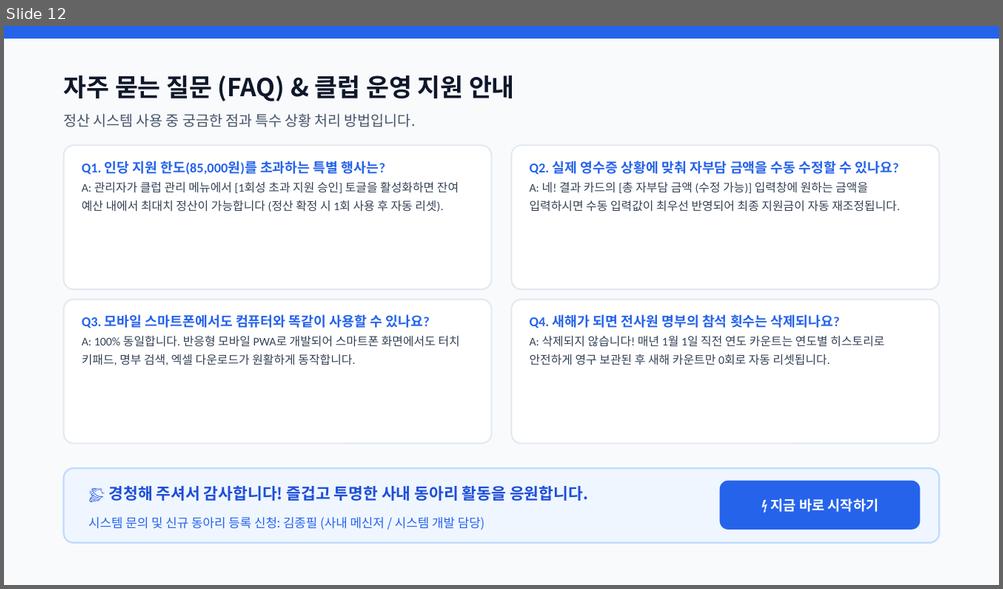
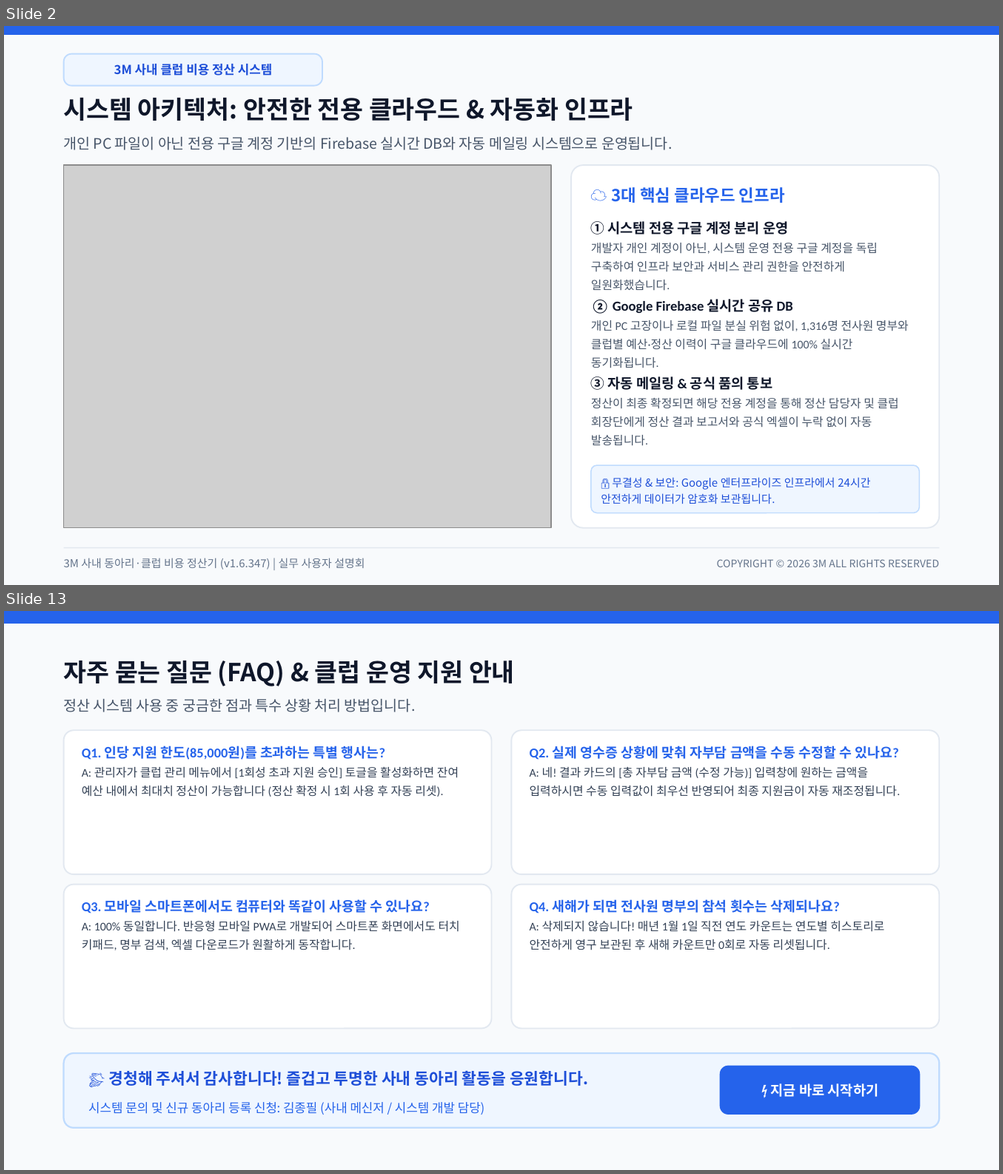
Before and after one commit to gochujangs33-dot/Club-expense, a slide deck: 3M_사내_클럽_비용_정산_시스템_사용_설명회.pptx. Shown one above the other, each under a label of ours: slide 12 before the commit, slides 2 and 13 after it; the slides between them are not shown. The pictures are 1003x589 and 1003x1174 pixels, drawn with LibreOffice and Linux fonts; fonts in the diff are those of the drawing; grey boxes stand for pictures. Boxes give left, top, right and bottom in pixels: in the first picture for what was removed or moved away, otherwise in the second. Text is boxed around its words. In the diff, an @@ line names an element or a change of style, - is before the commit and + after.

Commit message:
feat(v1.6.347): 나노바나나 클라우드 아키텍처 슬라이드 추가 및 알뜰 예산 운용 클럽 기준(100% 소진) 개편

```diff
--- a/3M_사내_클럽_비용_정산_시스템_사용_설명회.pptx
+++ b/3M_사내_클럽_비용_정산_시스템_사용_설명회.pptx
@@ slide 2 added at [4, 26, 999, 585], background #FFFFFF @@
@@ rectangle added at [4, 26, 999, 585], fill #F8FAFC, outline #F8FAFC 1 pt @@
@@ rectangle added at [4, 26, 999, 34], fill #2563EB, outline #2563EB 1 pt @@
@@ rounded rectangle added at [64, 54, 322, 86], fill #EFF6FF, outline #BFDBFE 1 pt @@
@@ text added at [114, 64, 272, 76], 9 pt, text #1D4ED8, bold @@
+3M 사내 클럽 비용 정산 시스템
@@ text added at [64, 97, 633, 121], 18 pt, text #0F172A, bold @@
+시스템 아키텍처: 안전한 전용 클라우드 & 자동화 인프라
@@ text added at [64, 137, 671, 150], 10.5 pt, text #475569 @@
+개인 PC 파일이 아닌 전용 구글 계정 기반의 Firebase 실시간 DB와 자동 메일링 시스템으로 운영됩니다.
@@ picture added at [64, 165, 551, 528] @@
@@ rounded rectangle added at [571, 165, 939, 528], fill #FFFFFF, outline #E2E8F0 1 pt @@
@@ text added at [611, 187, 785, 203], 12 pt, text #2563EB, bold @@
+☁️ 3대 핵심 클라우드 인프라
@@ text added at [591, 221, 877, 291], 8.5 pt, text #475569 @@
+① 시스템 전용 구글 계정 분리 운영
+개발자 개인 계정이 아닌, 시스템 운영 전용 구글 계정을 독립 구축하여 인프라 보안과 서비스 관리 권한을 안전하게 일원화했습니다.
@@ text added at [591, 299, 908, 369], 8.5 pt, text #475569 @@
+② Google Firebase 실시간 공유 DB
+개인 PC 고장이나 로컬 파일 분실 위험 없이, 1,316명 전사원 명부와 클럽별 예산·정산 이력이 구글 클라우드에 100% 실시간 동기화됩니다.
@@ text added at [591, 377, 899, 446], 8.5 pt, text #475569 @@
+③ 자동 메일링 & 공식 품의 통보
+정산이 최종 확정되면 해당 전용 계정을 통해 정산 담당자 및 클럽 회장단에게 정산 결과 보고서와 공식 엑셀이 누락 없이 자동 발송됩니다.
@@ rounded rectangle added at [591, 466, 919, 514], fill #EFF6FF, outline #BFDBFE 0.8 pt @@
@@ text added at [600, 477, 870, 504], 8 pt, text #1D4ED8 @@
+🔒 무결성 & 보안: Google 엔터프라이즈 인프라에서 24시간 안전하게 데이터가 암호화 보관됩니다.
@@ line added from (64, 548) to (939, 548), #E2E8F0 0.8 pt @@
@@ text added at [64, 558, 364, 570], 8 pt, text #64748B @@
+3M 사내 동아리·클럽 비용 정산기 (v1.6.347) | 실무 사용자 설명회
@@ text added at [717, 560, 939, 568], 7.5 pt, text #64748B @@
+COPYRIGHT © 2026 3M ALL RIGHTS RESERVED
@@ what was slide 12 is now slide 13 @@
```
Also in this commit, not shown: 11 slides changed, 4 other files.
